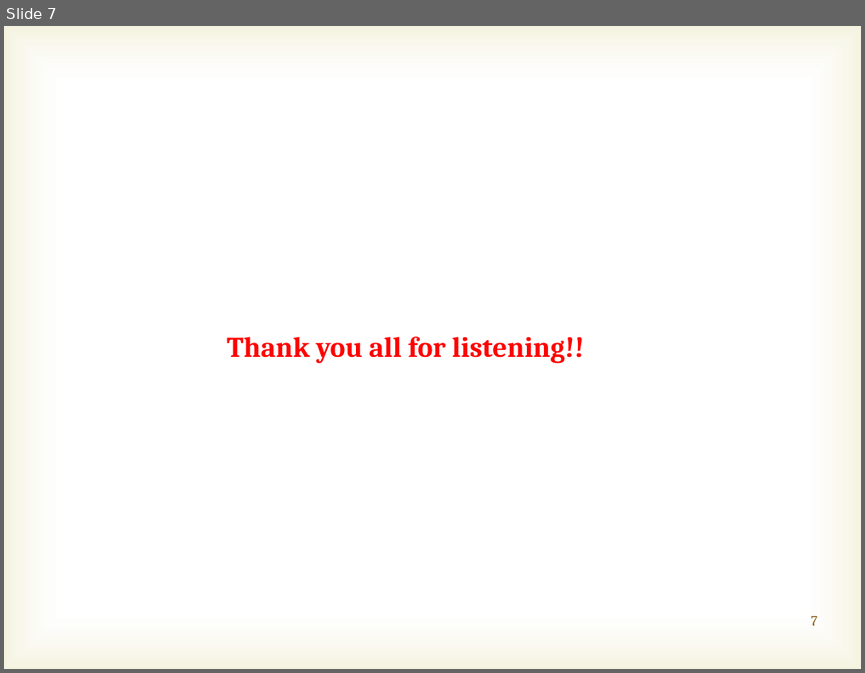
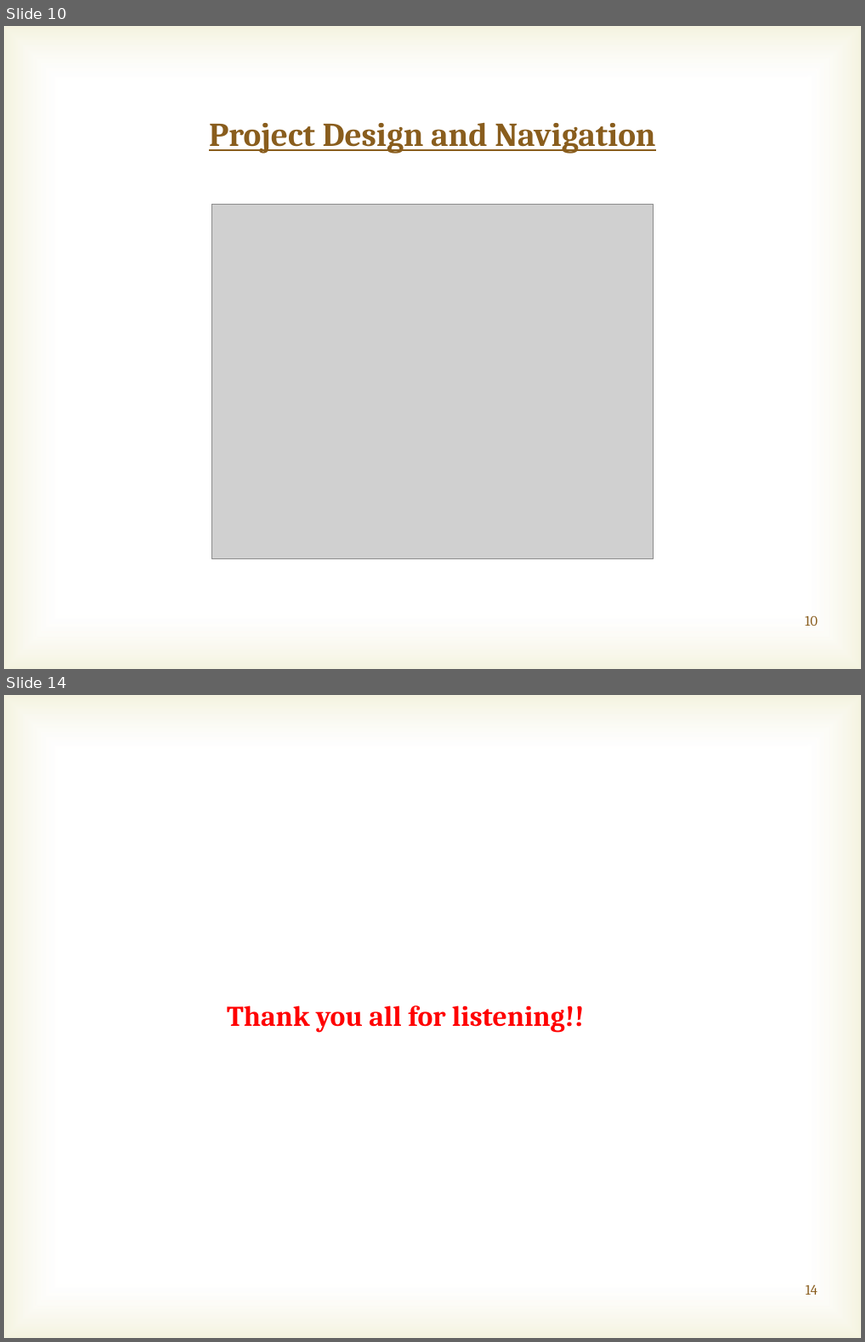
Before and after one commit to marcusvsilveira/lehman-android, a slide deck: Initial_presentation/Initial presentation.pptx. Shown one above the other, each under a label of ours: slide 7 before the commit, slides 10 and 14 after it; the slides between them are not shown. The pictures are 865x673 and 865x1342 pixels, drawn with LibreOffice and Linux fonts; fonts in the diff are those of the drawing; grey boxes stand for pictures; background and template pictures are left out. Boxes give left, top, right and bottom in pixels: in the first picture for what was removed or moved away, otherwise in the second. Text is boxed around its words. In the diff, an @@ line names an element or a change of style, - is before the commit and + after.

```diff
--- a/Initial_presentation/Initial presentation.pptx
+++ b/Initial_presentation/Initial presentation.pptx
@@ slide 10 added at <box>4,26,861,669</box>, background picture (left out); not listed: 1 template element that a slide beside it also shows @@
@@ title added at <box>209,122,655,154</box>, 28 pt, text #895D1D, bold, underline @@
+Project Design and Navigation
@@ picture added at <box>212,204,653,559</box> @@
@@ page number added at <box>805,615,817,625</box>, 12 pt, text #895D1D @@
+10
@@ what was slide 7 is now slide 14 @@
@@ page number at <box>806,1284,817,1294</box>: text changed @@
-7
+14
```
Also in this commit, not shown: 6 slides changed, 6 other slides added.
